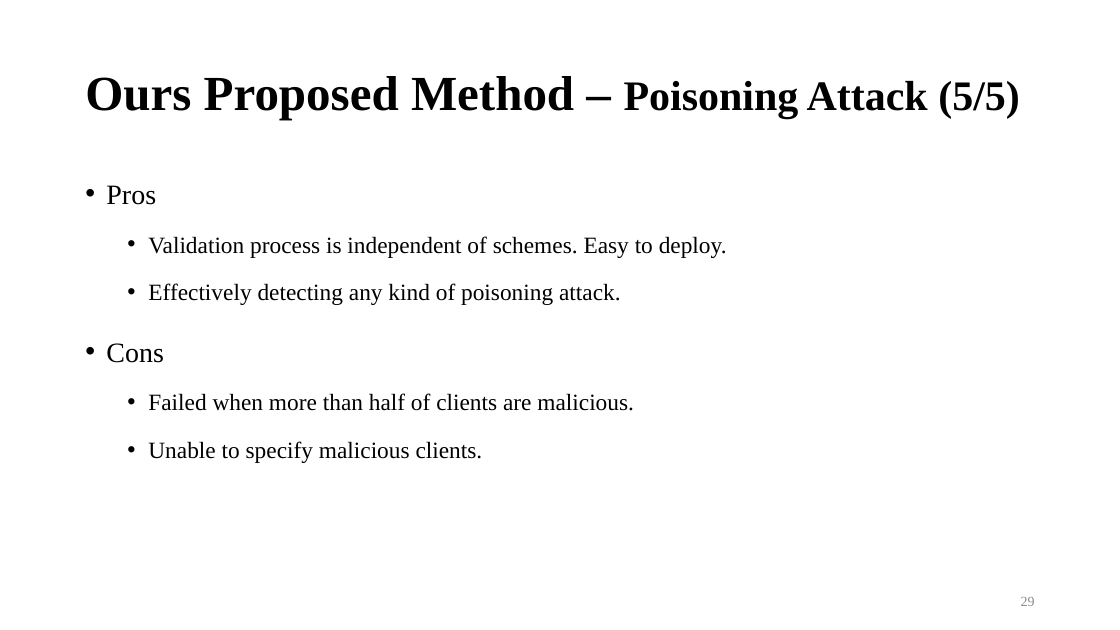
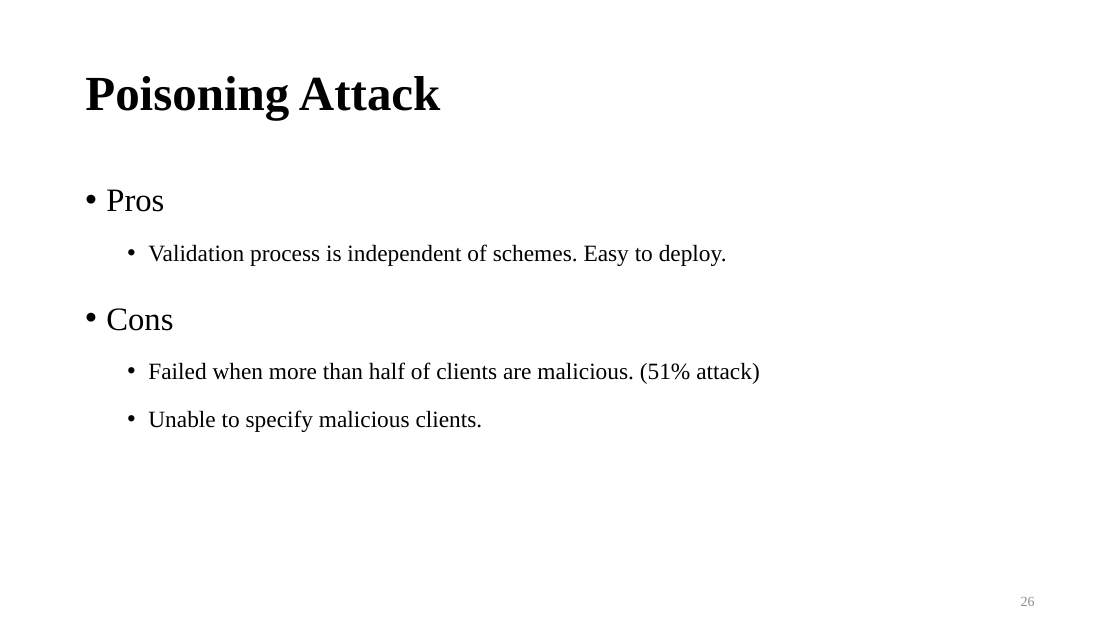
Before and after one commit to bernie6401/NTU_CNS, a slide deck: slide 26 of Final Project/Final Project.pptx (slide 29 before the commit). Drawn at 1120x630 pixels with LibreOffice and Linux fonts; fonts in the diff are those of the drawing; background and template pictures are left out. Boxes give left, top, right and bottom in pixels: in the first picture for what was removed or moved away, otherwise in the second. Text is boxed around its words. In the diff, an @@ line names an element or a change of style, - is before the commit and + after.

```diff
--- a/Final Project/Final Project.pptx
+++ b/Final Project/Final Project.pptx
@@ title at [85,76,440,120]: text changed; size 36 to 42 pt @@
-Ours Proposed Method – Poisoning Attack (5/5)
+Poisoning Attack
@@ text at [106,189,173,331]: size 24 to 28 pt in "Pros", "Cons" @@
@@ text at [148,283,621,305]: paragraph removed @@
-  • Effectively detecting any kind of poisoning attack.
@@ text at [148,362,760,384]: text changed @@
-  • Failed when more than half of clients are malicious.
+  • Failed when more than half of clients are malicious. (51% attack)
@@ page number at [1021,597,1035,606]: text changed @@
-29
+26
```
Also in this commit, not shown: 8 other slides changed, 6 slides added, 6 slides removed, 1 other file.
